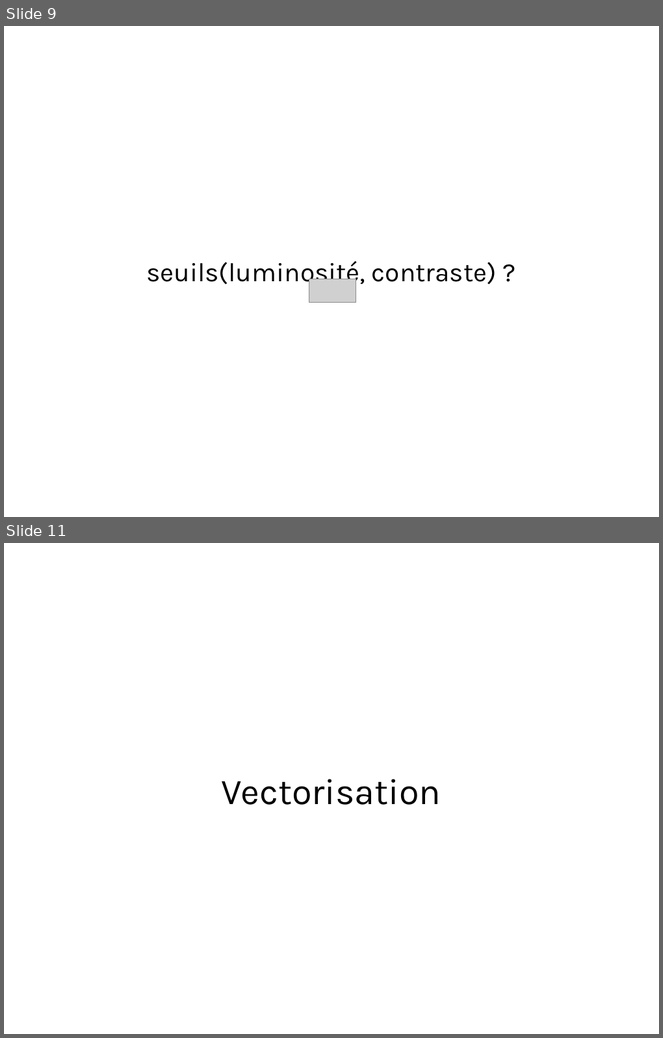
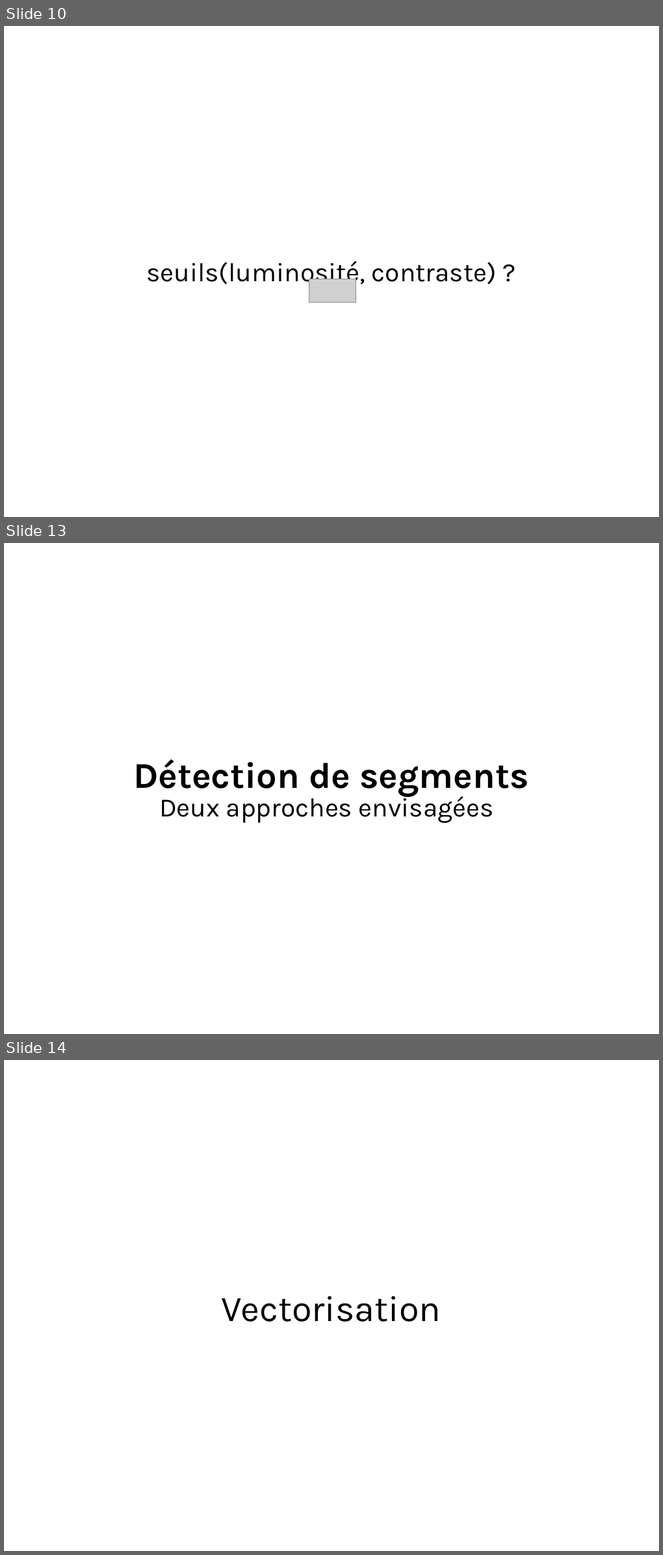
Before and after one commit to ewen-lbh/bone-fracture-detection, a slide deck: slides/mpsi/slides.odp. Shown one above the other, each under a label of ours: slides 9 and 11 before the commit, slides 10, 13 and 14 after it; the slides between them are not shown. The pictures are 663x1038 and 663x1555 pixels, drawn with LibreOffice and Linux fonts; fonts in the diff are those of the drawing; grey boxes stand for pictures. Boxes give left, top, right and bottom in pixels: in the first picture for what was removed or moved away, otherwise in the second. Text is boxed around its words. In the diff, an @@ line names an element or a change of style, - is before the commit and + after.

```diff
--- a/slides/mpsi/slides.odp
+++ b/slides/mpsi/slides.odp
@@ slide 13 added at <box>4,543,659,1034</box>, background #FFFFFF @@
@@ title added at <box>133,759,529,797</box>, 44 pt, text #000000, bold @@
+Détection de segments
@@ text added at <box>159,793,494,823</box>, 32 pt, text #000000 @@
+Deux approches envisagées
@@ what was slide 9 is now slide 10 @@
@@ what was slide 11 is now slide 14 @@
```
Also in this commit, not shown: 3 slides changed, 4 other slides added, 2 slides removed, 1 other file.
